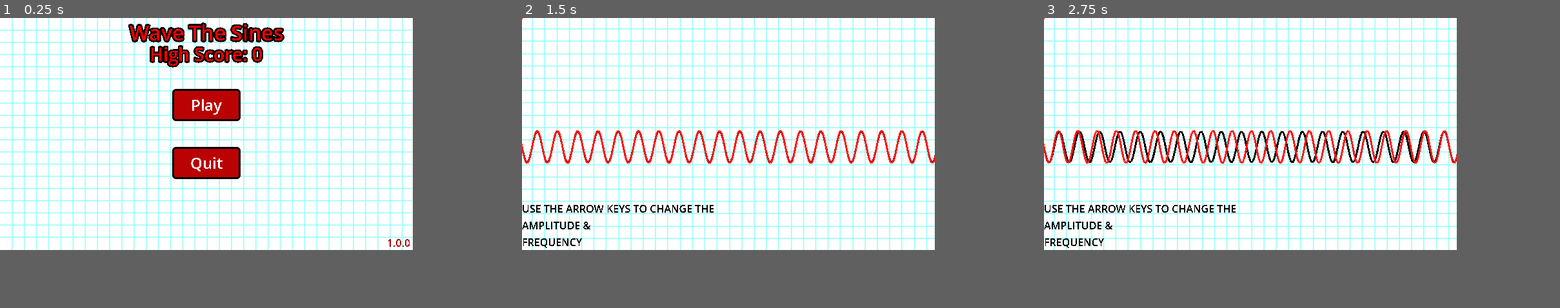
Above: before the commit, frames 1-3 (left to right).
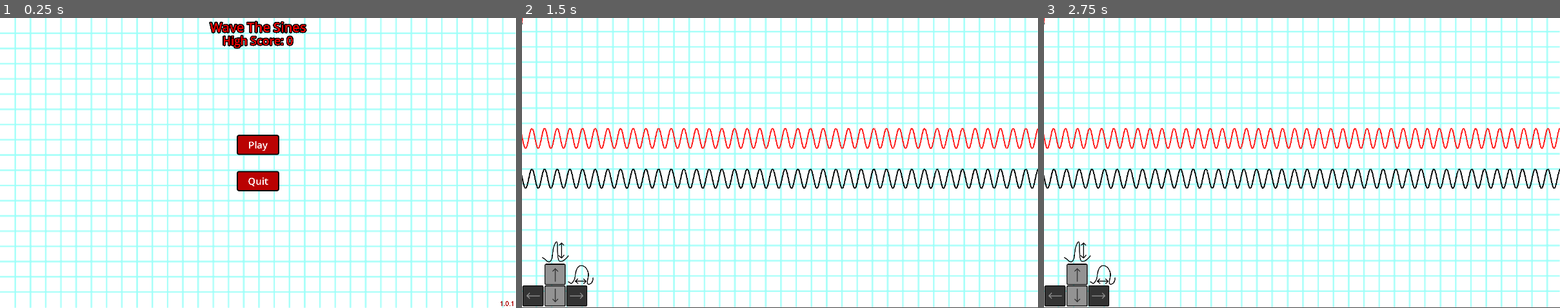
Above: after the commit, the same moments.

Repository: Ashy1464032/Wave-The-Sines
Game: Godot game, scene res://scenes/main_menu.tscn
The game is run twice, just before and just after one commit, with the same random seed, the same clock (stepped at 60 frames per second) and the same inputs.
Inputs:
- Up to frame 1 (0.25 s): no input
- Up to frame 2 (1.5 s): click "Play" at 0.5 s; tap Enter at 1.25 s; hold Right (FreqUp) from 1.28 s (still down)
- Up to frame 3 (2.75 s): tap Space at 2 s; release Right (FreqUp) at 2.03 s; hold Left (FreqDown) from 2.03 s (still down)
In our replay, the window is 640x360 before the commit and 800x450 after it. These sizes can differ from the game's own. Grey fills any space a smaller window leaves; there, only what the larger window draws over its background counts as a difference.

The runs differ from the first frame. In frame 1, 33% of the frame differs, in the area x 0-100%, y 0-100%; in frame 2, 37%; in frame 3, 38%.

Commit message:
Added guide image, increased canvas window size and moved player and puzzle wave to different y offsets to increase difficulty

Diff:
--- a/assets/art/guide.svg
+++ b/assets/art/guide.svg
@@ -3,16 +3,16 @@
 
 <svg
    width="128"
-   height="127"
-   viewBox="0 0 33.866664 33.602085"
+   height="128"
+   viewBox="0 0 33.866664 33.866668"
    version="1.1"
    id="svg1"
    xml:space="preserve"
    inkscape:version="1.4 (e7c3feb, 2024-10-09)"
    sodipodi:docname="guide.svg"
-   inkscape:export-filename="guide-export.svg"
-   inkscape:export-xdpi="192"
-   inkscape:export-ydpi="192"
+   inkscape:export-filename="guide-export.png"
+   inkscape:export-xdpi="387.02362"
+   inkscape:export-ydpi="387.02362"
    xmlns:inkscape="http://www.inkscape.org/namespaces/inkscape"
    xmlns:sodipodi="http://sodipodi.sourceforge.net/DTD/sodipodi-0.dtd"
    xmlns="http://www.w3.org/2000/svg"
@@ -26,9 +26,9 @@
      inkscape:pagecheckerboard="1"
      inkscape:deskcolor="#505050"
      inkscape:document-units="px"
-     inkscape:zoom="2.7402638"
-     inkscape:cx="23.53788"
-     inkscape:cy="130.09697"
+     inkscape:zoom="3.8753182"
+     inkscape:cx="41.15791"
+     inkscape:cy="73.929413"
      inkscape:window-width="1920"
      inkscape:window-height="993"
      inkscape:window-x="0"
--- a/project.godot
+++ b/project.godot
@@ -11,7 +11,7 @@
 [application]
 
 config/name="Wave The Sines"
-config/version="1.0.0"
+config/version="1.0.1"
 run/main_scene="uid://dyfo0mps4eg33"
 config/use_custom_user_dir=true
 config/custom_user_dir_name="Save"
@@ -25,8 +25,8 @@
 
 [display]
 
-window/size/viewport_width=640
-window/size/viewport_height=360
+window/size/viewport_width=1280
+window/size/viewport_height=720
 window/size/mode=3
 window/size/borderless=true
 window/stretch/mode="viewport"
--- a/scenes/main.tscn
+++ b/scenes/main.tscn
@@ -1,9 +1,10 @@
-[gd_scene load_steps=5 format=3 uid="uid://dux0orkppw1w6"]
+[gd_scene load_steps=6 format=3 uid="uid://dux0orkppw1w6"]
 
 [ext_resource type="Script" uid="uid://dwircmew77vxb" path="res://scripts/main.gd" id="1_0wfyh"]
 [ext_resource type="PackedScene" uid="uid://b2vgjrdkybqye" path="res://scenes/wave.tscn" id="1_o5qli"]
 [ext_resource type="Script" uid="uid://sal627vbcs8l" path="res://scripts/player_wave.gd" id="3_sugp2"]
 [ext_resource type="Texture2D" uid="uid://bhudfjk175aqr" path="res://assets/art/Background.svg" id="4_jyhfs"]
+[ext_resource type="Texture2D" uid="uid://dro3wu55odrws" path="res://assets/art/guide-export.png" id="5_tbgi4"]
 
 [node name="Main" type="Node2D"]
 script = ExtResource("1_0wfyh")
@@ -11,7 +12,7 @@
 [node name="Wave" parent="." instance=ExtResource("1_o5qli")]
 
 [node name="Camera2D" type="Camera2D" parent="."]
-position = Vector2(320, 180)
+position = Vector2(639, 361)
 
 [node name="PlayerWave" parent="." instance=ExtResource("1_o5qli")]
 default_color = Color(1, 0.07999998, 0.07999998, 1)
@@ -23,6 +24,8 @@
 anchors_preset = 15
 anchor_right = 1.0
 anchor_bottom = 1.0
+offset_top = -1.0
+offset_bottom = -1.0
 grow_horizontal = 2
 grow_vertical = 2
 
@@ -33,23 +36,21 @@
 anchor_bottom = 1.0
 offset_left = -3.0
 offset_top = -2.0
-offset_right = 644.0
-offset_bottom = 362.0
+offset_right = 1280.3351
+offset_bottom = 720.0
 grow_horizontal = 2
 grow_vertical = 2
 texture = ExtResource("4_jyhfs")
 
-[node name="Hint" type="Label" parent="Control"]
+[node name="Guide" type="TextureRect" parent="Control"]
 layout_mode = 1
 anchors_preset = 2
 anchor_top = 1.0
 anchor_bottom = 1.0
-offset_top = 284.0
-offset_right = 299.0
-offset_bottom = 359.0
+offset_top = 542.0
+offset_right = 178.0
+offset_bottom = 720.0
 grow_vertical = 0
-theme_override_colors/font_color = Color(0, 0, 0, 1)
-text = "Use the arrow keys to change the
-Amplitude &
-Frequency"
-uppercase = true
+texture = ExtResource("5_tbgi4")
+expand_mode = 4
+stretch_mode = 4
--- a/scripts/player_wave.gd
+++ b/scripts/player_wave.gd
@@ -2,7 +2,7 @@
 
 var amplitude: int = 25
 var frequency: float = 0.2
-var varPoints = 750
+var varPoints = 1000
 
 # Called when the node enters the scene tree for the first time.
 func _ready() -> void:
@@ -28,10 +28,11 @@
 func _draw() -> void:
 	var step = 2 * PI / varPoints
 	var prev_point = Vector2(0, amplitude * sin(0))
+	var hsf = get_viewport_rect().size.x / TAU
 
 	for i in range(1, varPoints):
-		var x = ((i * step) * 150) - 100
-		var y = (amplitude * sin(x * frequency)) + 200
+		var x = ((i * step) * (hsf + 50)) - 50
+		var y = (amplitude * sin(x * frequency)) + 300
 		var current_point = Vector2(x, y)
 		draw_line(prev_point, current_point, default_color, width)
 		prev_point = current_point
--- a/scripts/wave.gd
+++ b/scripts/wave.gd
@@ -3,15 +3,16 @@
 
 var amplitude: int = randi_range(1,50)
 var frequency: float = snapped(randf_range(0.1, 0.5), 0.01)
-var varPoints = 750
+var varPoints = 1000
 
 func _draw():
 	var step = 2 * PI / varPoints
 	var prev_point = Vector2(0, amplitude * sin(0))
+	var hsf = get_viewport_rect().size.x / TAU
 
 	for i in range(1, varPoints):
-		var x = ((i * step) * 150) - 100
-		var y = (amplitude * sin(x * frequency)) + 200
+		var x = ((i * step) * (hsf + 50)) - 50
+		var y = (amplitude * sin(x * frequency)) + 400
 		var current_point = Vector2(x, y)
 		draw_line(prev_point, current_point, default_color, width)
 		prev_point = current_point
Binary file added: assets/art/guide-export.png
Not shown, added: assets/art/guide-export.png.import
